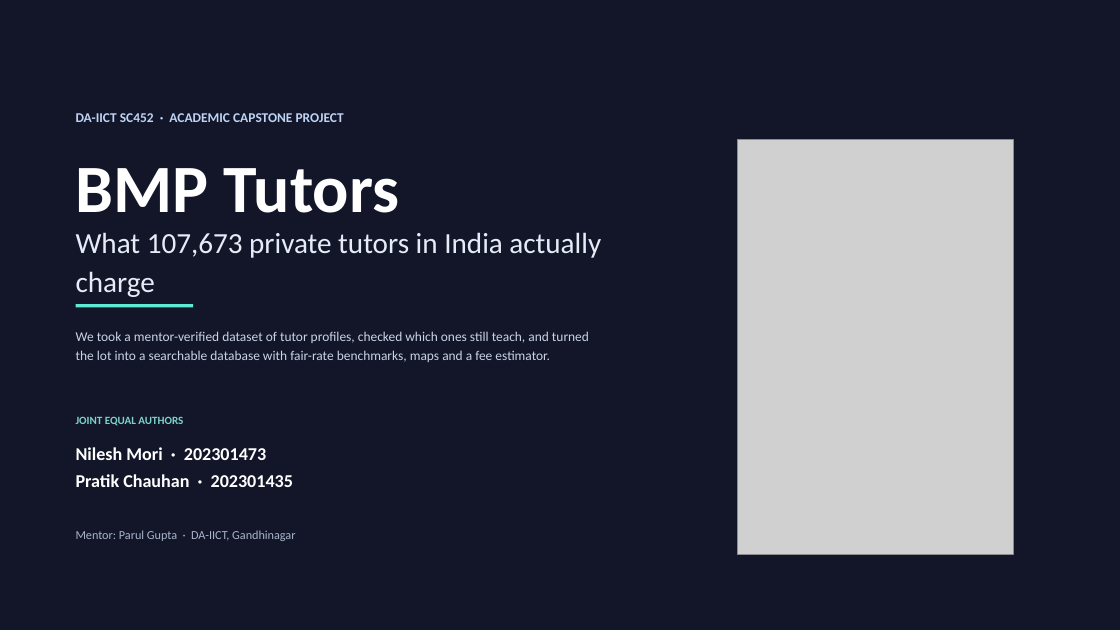
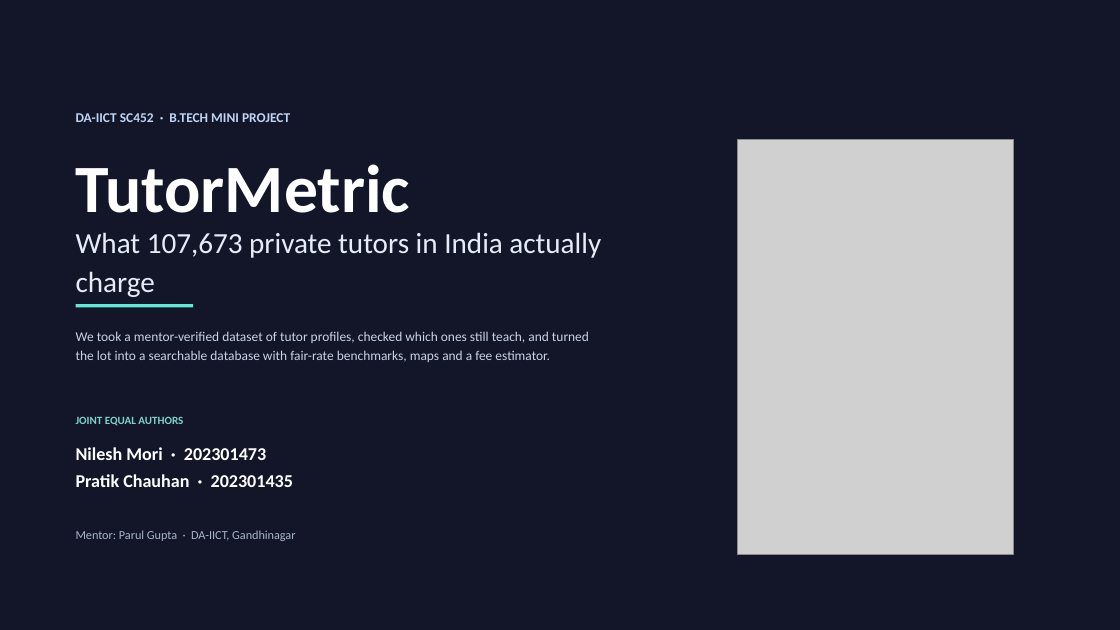
Before and after one commit to nilesh7757/BMPTUTORS, a slide deck: slide 1 of project_showcase_bundle/BMP_Tutors_Deck_Full.pptx. Drawn at 1120x630 pixels with LibreOffice and Linux fonts; fonts in the diff are those of the drawing; grey boxes stand for pictures; background and template pictures are left out; a plain dark background stands for a picture behind light text. Boxes give left, top, right and bottom in pixels: in the first picture for what was removed or moved away, otherwise in the second. Text is boxed around its words. In the diff, an @@ line names an element or a change of style, - is before the commit and + after.

Commit message:
Update project branding to TutorMetric and category to B.Tech Mini Project across all presentations, app templates, and dossiers

```diff
--- a/project_showcase_bundle/BMP_Tutors_Deck_Full.pptx
+++ b/project_showcase_bundle/BMP_Tutors_Deck_Full.pptx
@@ text at (76, 113, 290, 122): text changed @@
-DA-IICT SC452 · ACADEMIC CAPSTONE PROJECT
+DA-IICT SC452 · B.TECH MINI PROJECT
@@ text at (76, 164, 410, 213): text changed @@
-BMP Tutors
+TutorMetric
```
Also in this commit, not shown: 7 other files.
